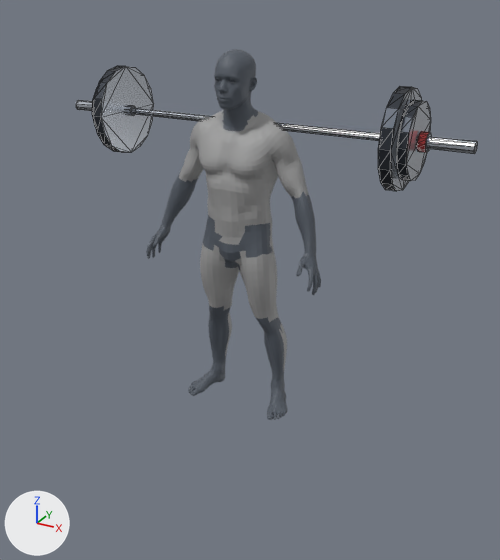
One commit to the glTF model mobile/assets/3d_bundled/barbell_squat.glb: the scene before it, then after it.
Before and after are seen from a 50 mm lens placed at (1.57, -2.72, 2.07), pointed at (0.11, -0.08, 0.75). Arrows for +X, +Y and +Z are at lower left; the lights stay in place. The picture after the commit comes second. Mesh edges are drawn as thin lines on the coarser meshes. Where no turn or scale is listed for an object, it has been applied to the vertices. Vertices at exactly the same position are counted once.

The first picture shows 'Body_Head_Neck', 'Body_Joints_Hands_Feet', 'Equip_Barbell', 'Mesh_Muscle_Abs_Core', 'Mesh_Muscle_Biceps', 'Mesh_Muscle_Chest', 'Mesh_Muscle_Quads', 'Mesh_Muscle_Shoulders', 'Mesh_Muscle_Traps' and 5 more.
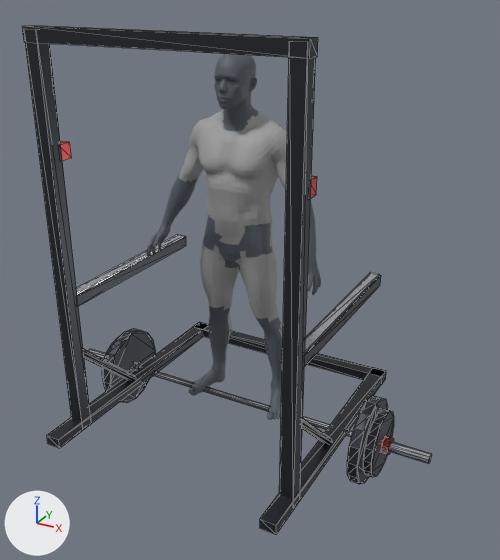
What changed in the scene script:
```text
Add mat_mat_equip_frame:
    mat_mat_equip_frame = principled_material('Mat_Equip_Frame')
    mat_mat_equip_frame.base_color = (0.04, 0.045, 0.055)  # dark grey #383c42
    mat_mat_equip_frame.metallic = 0.75
    mat_mat_equip_frame.roughness = 0.4
Change me_equip_barbell:
    used by ob_equip_barbell; location = (0.0, 0.115, 1.445)
    remove me_equip_barbell.from_pydata(...)  # 236 vertices, 436 faces; spans x -1.03..1.03, y -0.22..0.22, z -0.21..0.21
    add me_equip_barbell.from_pydata(...)  # 236 vertices, 436 faces; spans x -1.03..1.03, y -0.21..0.21, z -0.21..0.21
    me_equip_barbell part 1: 64 of 236 vertices moved; they spanned x 0.7..0.8, y -0.22..0.21, z -0.21..0.21 and now span x -0.84..0.8, y -0.21..0.16, z -0.16..0.2; mean shift (-0.58, -0.02, 0.01); largest move (0.8, 0.12, -0.12) -> (-0.84, -0.04, 0.02)
    me_equip_barbell part 2: 24 of 236 vertices moved; they spanned x -0.84..-0.81, y -0.04..0.04, z -0.04..0.04 and now span x 0.7..0.75, y -0.2..0.21, z -0.21..0.21; mean shift (1.55, 0.05, -0.04); largest move (-0.84, 0.04, 0.02) -> (0.75, -0.15, -0.15)
    me_equip_barbell part 3: 77 faces spanning x -0.8..0.8, y -0.21..0.21, z -0.21..0.21 switch from mat_mat_equip_steel (light grey #c8ced7) to mat_mat_equip_iron (dark grey #3c4048)
    me_equip_barbell part 4: 25 faces spanning x -0.81..0.84, y -0.04..0.04, z -0.04..0.04 switch from mat_mat_equip_steel (light grey #c8ced7) to mat_mat_equip_collar (red #d35050)
    me_equip_barbell part 5: 22 faces spanning x -0.84..-0.81, y -0.04..0.04, z -0.04..0.04 switch from mat_mat_equip_iron (dark grey #3c4048) to mat_mat_equip_collar (red #d35050)
    me_equip_barbell part 6: 22 faces spanning x 0.7..0.75, y -0.2..0.21, z -0.21..0.21 switch from mat_mat_equip_collar (red #d35050) to mat_mat_equip_iron (dark grey #3c4048)
Add me_equip_squatrack:
    me_equip_squatrack.from_pydata(...)  # 128 vertices, 200 faces; spans x -0.62..0.62, y -0.78..0.58, z 0.0..1.89
    # faces by material slot: [152, 24, 24]
    me_equip_squatrack.materials.append(mat_mat_equip_frame)  # dark grey #383c42
    me_equip_squatrack.materials.append(mat_mat_equip_steel)  # light grey #c8ced7
    me_equip_squatrack.materials.append(mat_mat_equip_collar)  # red #d35050
Change ob_equip_barbell:
    ob_equip_barbell.location: (0.0, 0.115, 1.445) -> (0.0, 0.0, 0.0)
Add ob_equip_squatrack:
    ob_equip_squatrack = bpy.data.objects.new('Equip_SquatRack', me_equip_squatrack)
    ob_equip_squatrack.location = (0.0, 0.0, 0.0)
```

Boxes (x1, y1, x2, y2) around the edits, measured in the pictures (500 x 560 px; the box of a moved part takes in the faces that stretch with it):
'Equip_SquatRack', added
    after: (22, 25, 386, 534)
    faces in mat_mat_equip_frame (dark grey #383c42): (22, 25, 386, 534)
    faces in mat_mat_equip_steel (light grey #c8ced7): (76, 234, 380, 353)
    faces in mat_mat_equip_collar (red #d35050): (60, 141, 317, 199)
'Equip_Barbell', reshaped, moved (14% narrower, 25% taller)
    before: (76, 66, 477, 191)
    after: (88, 328, 432, 484)
part 1 of me_equip_barbell, moved or reshaped
    before: (378, 86, 431, 191)
    after: (347, 409, 394, 477)
part 2 of me_equip_barbell, moved or reshaped (not visible before)
    after: (347, 398, 388, 484)
part 3 of me_equip_barbell, recoloured
    before: (101, 66, 413, 152)
    after: (110, 330, 388, 484)
part 4 of me_equip_barbell, recoloured
    before: (426, 132, 431, 152)
    after: (388, 438, 394, 454)
part 5 of me_equip_barbell, recoloured
    before: (397, 105, 418, 181)
part 6 of me_equip_barbell, recoloured
    after: (348, 395, 381, 484)
